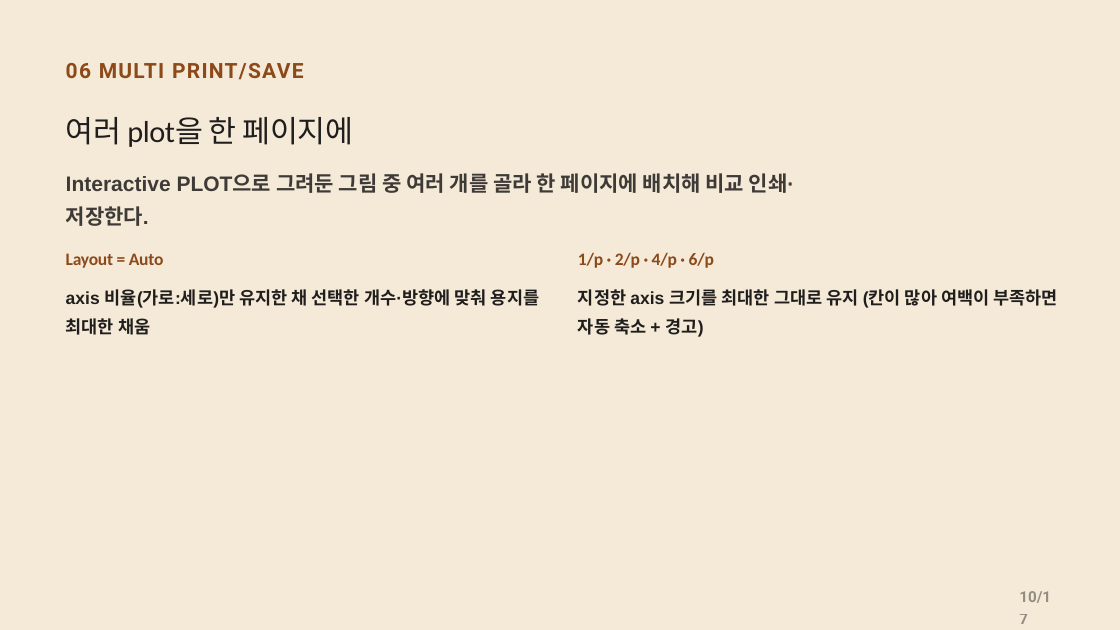
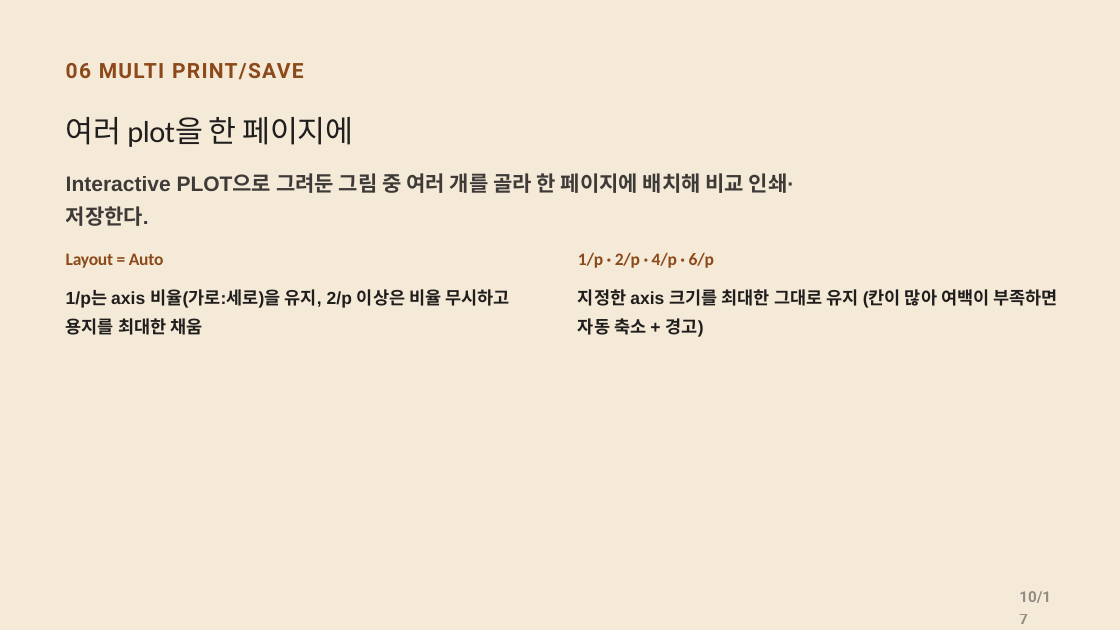
Before and after one commit to CWKIM113/CathPlot_Pub, a slide deck: slide 10 of CathPlot_Deck.pptx. Drawn at 1120x630 pixels with LibreOffice and Linux fonts; fonts in the diff are those of the drawing. Boxes give left, top, right and bottom in pixels: in the first picture for what was removed or moved away, otherwise in the second. Text is boxed around its words. In the diff, an @@ line names an element or a change of style, - is before the commit and + after.

```diff
--- a/CathPlot_Deck.pptx
+++ b/CathPlot_Deck.pptx
@@ text at (66,289,510,335): text changed @@
-axis 비율(가로:세로)만 유지한 채 선택한 개수·방향에 맞춰 용지를 최대한 채움
+1/p는 axis 비율(가로:세로)을 유지, 2/p 이상은 비율 무시하고 용지를 최대한 채움
```
Also in this commit, not shown: 3 other slides changed, 2 other files.
